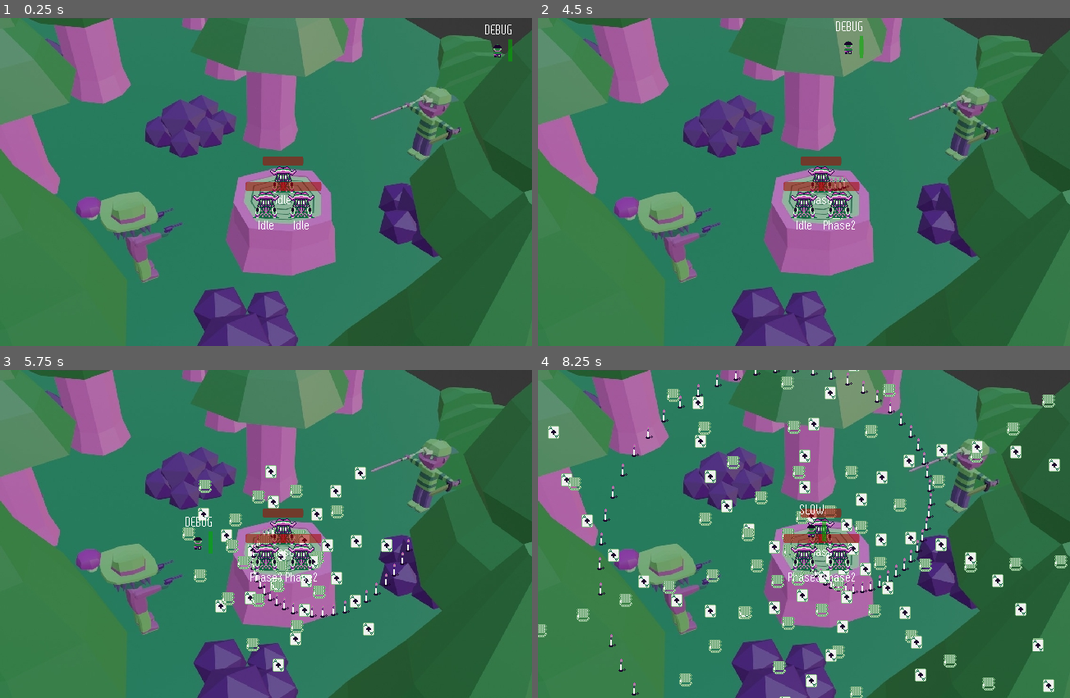
Above: before the commit, frames 1-4 (two rows, left to right).
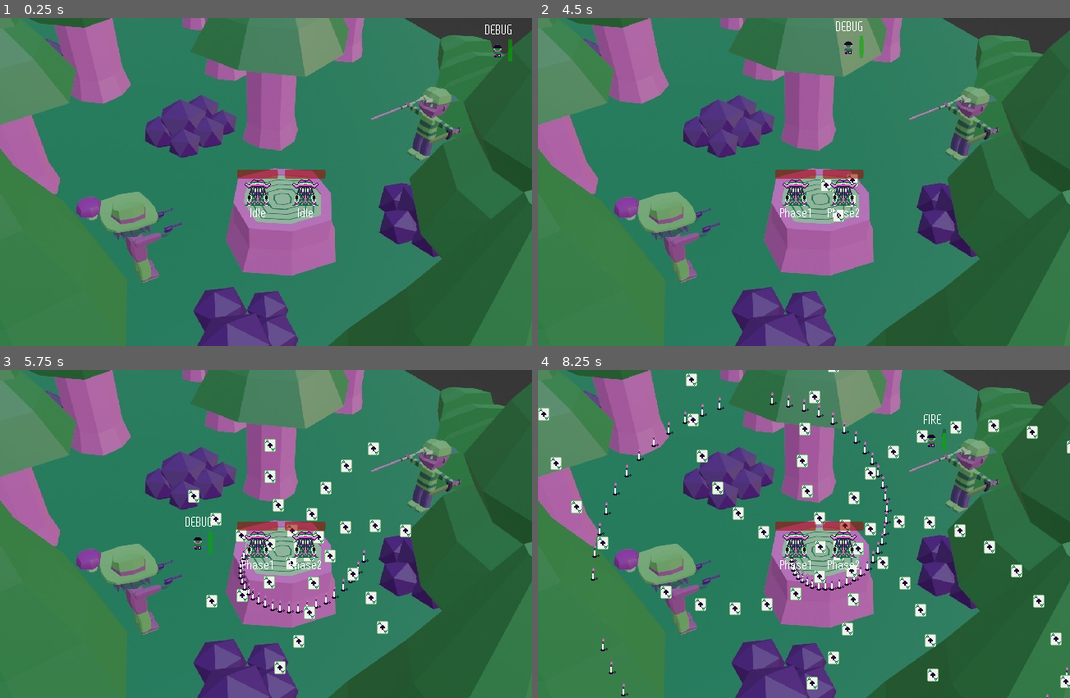
Above: after the commit, the same moments.

Repository: b4k4kozmo/bullet-hell-24
Game: Godot game, scene res://boss_room.tscn
The game is run twice, just before and just after one commit, with the same random seed, the same clock (stepped at 60 frames per second) and the same inputs.
Inputs:
- Up to frame 1 (0.25 s): no input
- Up to frame 2 (4.5 s): tap Enter at 0.5 s; hold D (move_right) 0.53-1.28 s; tap Space (action) at 0.6, 2.1, 3.6 s; tap R (restart) at 1.25, 2.75, 3.5 s; hold S (move_down) 1.28-2.03 s; tap Shift (walk) at 1.35, 2.85, 4.35 s; hold D (move_right) 2.03-2.78 s; hold W (move_up) 2.78-3.53 s; hold A (move_left) from 3.53 s (still down)
- Up to frame 3 (5.75 s): release A (move_left) at 5.03 s; hold S (move_down) from 5.03 s (still down); tap Space (action) at 5.1 s
- Up to frame 4 (8.25 s): release S (move_down) at 5.78 s; hold D (move_right) 5.78-6.53 s; tap Shift (walk) at 5.85, 7.35 s; hold W (move_up) 6.53-7.28 s; tap Space (action) at 6.6, 8.1 s; hold D (move_right) 7.28-8.03 s; hold S (move_down) from 8.03 s (still down)

The runs differ from the first frame. In frame 1, 1.9% of the frame differs, in the area x 44-62%, y 42-65%; in frame 2, 2.0%; in frame 3, 6.8%; in frame 4, 14%, in the area x 0-100%, y 0-100%.

Commit message:
added shuriken ammo amount
after 100 uses you cant use shuriken

Diff:
--- a/boss_room.tscn
+++ b/boss_room.tscn
@@ -1,10 +1,9 @@
-[gd_scene load_steps=8 format=3 uid="uid://bhryb2orfoclh"]
+[gd_scene load_steps=7 format=3 uid="uid://bhryb2orfoclh"]
 
 [ext_resource type="PackedScene" uid="uid://pajd7oo5vays" path="res://spaghetti.tscn" id="1_s6tax"]
 [ext_resource type="PackedScene" uid="uid://4cqla6d7d6hd" path="res://player.tscn" id="2_7vtuo"]
 [ext_resource type="Script" path="res://spaghetti2.gd" id="2_mstta"]
 [ext_resource type="Texture2D" uid="uid://brj8q14wfmea5" path="res://sprites/IMG_4034.JPG" id="3_phblx"]
-[ext_resource type="Script" path="res://spaghetti3.gd" id="3_rt171"]
 
 [sub_resource type="CanvasTexture" id="CanvasTexture_ntpr2"]
 
@@ -14,17 +13,12 @@
 [node name="BossRoom" type="Node2D"]
 
 [node name="Spaghetti" parent="." instance=ExtResource("1_s6tax")]
-position = Vector2(345, 197)
+position = Vector2(314, 213)
 alpha = 3.043
 
 [node name="Spaghetti2" parent="." instance=ExtResource("1_s6tax")]
-position = Vector2(367, 228)
+position = Vector2(372, 213)
 script = ExtResource("2_mstta")
-alpha = 0.0
-
-[node name="Spaghetti3" parent="." instance=ExtResource("1_s6tax")]
-position = Vector2(324, 228)
-script = ExtResource("3_rt171")
 alpha = 0.0
 
 [node name="Player" parent="." instance=ExtResource("2_7vtuo")]
--- a/bullet.tscn
+++ b/bullet.tscn
@@ -8,13 +8,14 @@
 [ext_resource type="Texture2D" uid="uid://f6my4hvinndh" path="res://sprites/kamibokken.png" id="6_icaaa"]
 [ext_resource type="Texture2D" uid="uid://dwixajydsfmuh" path="res://sprites/shuriken_down1.png" id="6_ug5ci"]
 [ext_resource type="Texture2D" uid="uid://cq3ispglr04be" path="res://sprites/shuriken_down2.png" id="7_y4x8a"]
+[ext_resource type="Texture2D" uid="uid://di8t5g4jixho2" path="res://sprites/snowball.png" id="9_ytdby"]
 
 [sub_resource type="RectangleShape2D" id="RectangleShape2D_uom7v"]
 size = Vector2(4, 4)
 
 [node name="Bullet" type="Area2D"]
 script = ExtResource("1_4tedr")
-texture_array = Array[Texture2D]([ExtResource("2_321cf"), ExtResource("3_4s78l"), ExtResource("4_mklnw"), ExtResource("5_lr5dj"), ExtResource("6_ug5ci"), ExtResource("7_y4x8a"), ExtResource("6_icaaa")])
+texture_array = Array[Texture2D]([ExtResource("2_321cf"), ExtResource("3_4s78l"), ExtResource("4_mklnw"), ExtResource("5_lr5dj"), ExtResource("6_ug5ci"), ExtResource("7_y4x8a"), ExtResource("6_icaaa"), ExtResource("9_ytdby")])
 
 [node name="Sprite2D" type="Sprite2D" parent="."]
 z_index = -1
--- a/scripts/Player.gd
+++ b/scripts/Player.gd
@@ -1,6 +1,7 @@
 extends CharacterBody2D
 
 var speed = 250
+var shuriken_count = 100
 var cantWalk = false
 @onready var debug = $Debug
 @onready var progress_bar = $ProgressBar2
@@ -31,10 +32,14 @@
 		bullet.direction = Vector2.UP
 		$Speed.wait_time = .21
 	else:
-		bullet.set_property(bullet_type)
-		bullet.player_spiral_bullet = true
-		bullet.direction = get_vector(angle)
-		$Speed.wait_time = .0444
+		if shuriken_count > 0:
+			bullet.set_property(bullet_type)
+			bullet.player_spiral_bullet = true
+			bullet.direction = get_vector(angle)
+			$Speed.wait_time = .0444
+			shuriken_count -= 1
+		else:
+			return
 
 	bullet.player_bullet = true
 	get_tree().current_scene.call_deferred("add_child", bullet)
Not shown: 1 places in bullet.tscn that only renumber resources
Not shown, changed: export_presets.cfg
Binary file added: sprites/snome_down_1.png
Not shown, added: sprites/snome_down_1.png.import
Not shown, added: builds/kb-alpha-hard_v2.1.exe
Not shown, added: builds/kb-alpha-hard_v2.1.pck
Not shown, changed: bulletweb/folderbullet/index.html
Not shown, changed: bulletweb/folderbullet/index.pck
